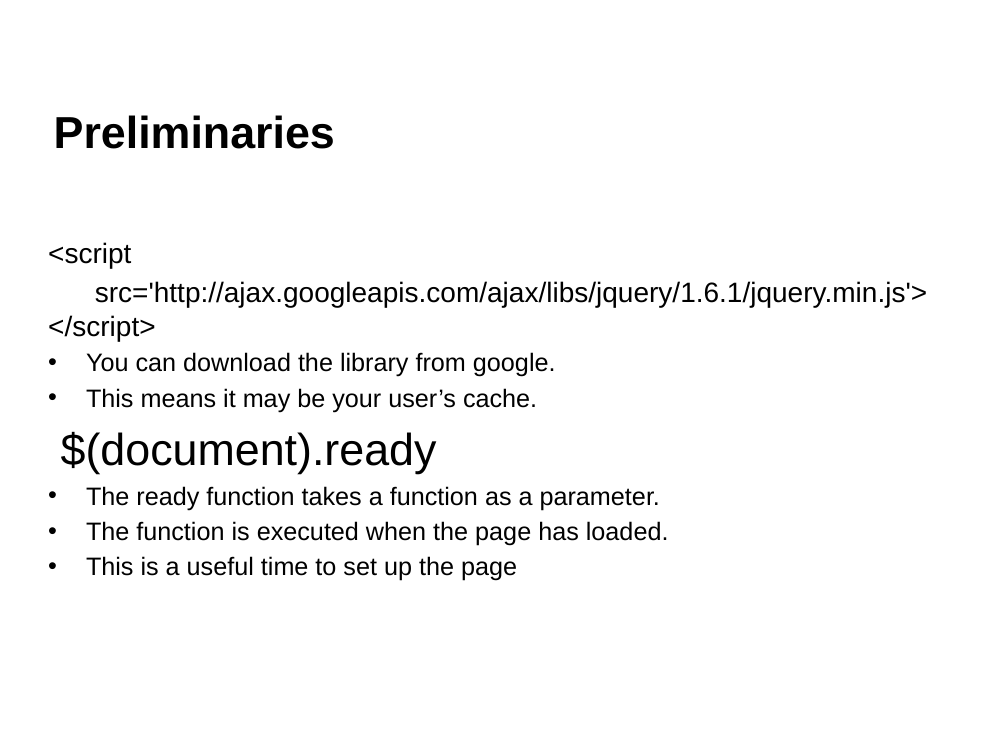
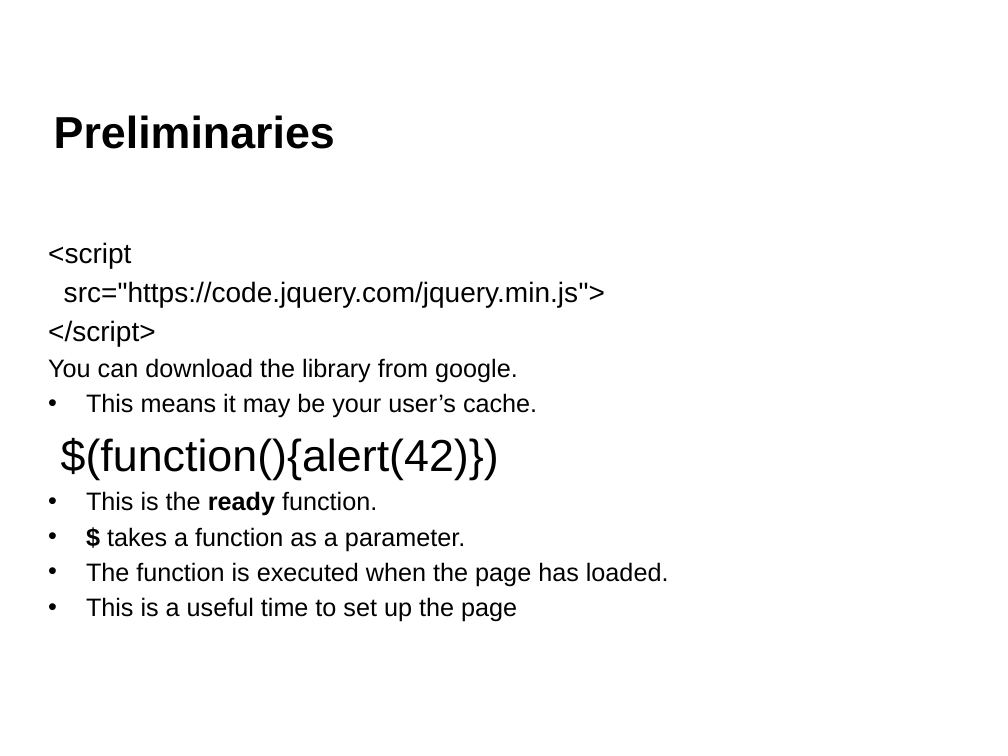
Before and after one commit to napier40000036/jQueryTutorial, a slide deck: slide 6 of jQuery L01 Introduction.pptx (slide 4 before the commit). Drawn at 1008x756 pixels with LibreOffice and Linux fonts; fonts in the diff are those of the drawing; background and template pictures are left out. Boxes give left, top, right and bottom in pixels: in the first picture for what was removed or moved away, otherwise in the second. Text is boxed around its words. In the diff, an @@ line names an element or a change of style, - is before the commit and + after.

Commit message:
Updated lectures

```diff
--- a/jQuery L01 Introduction.pptx
+++ b/jQuery L01 Introduction.pptx
@@ text at (48,281,605,346): text changed @@
-src='http://ajax.googleapis.com/ajax/libs/jquery/1.6.1/jquery.min.js'> </script>
+src="https://code.jquery.com/jquery.min.js">
+</script>
@@ text at (48,358,518,383): bullet • to none @@
@@ text at (61,437,499,551): text changed @@
-$(document).ready
-• The ready function takes a function as a parameter.
+$(function(){alert(42)})
+• This is the ready function.
+• $ takes a function as a parameter.
```
Also in this commit, not shown: 6 other slides changed, 16 slides added, 3 slides removed, 2 other files.
